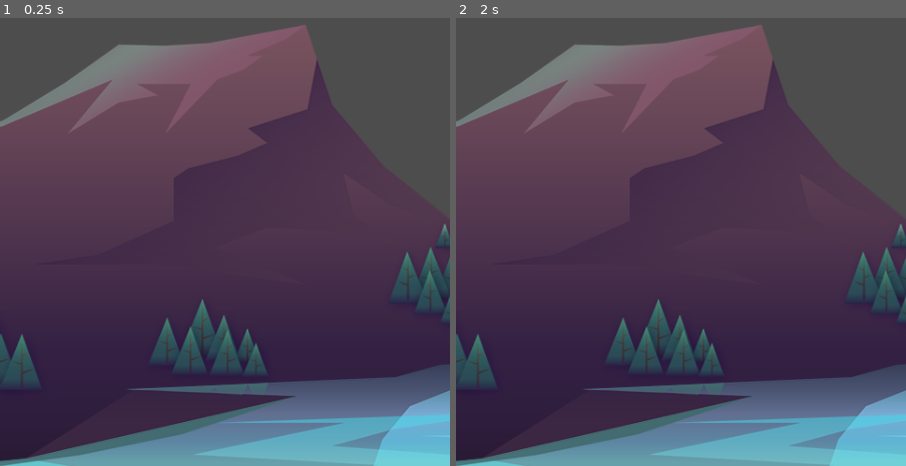
Above: before the commit, frames 1-2 (left to right).
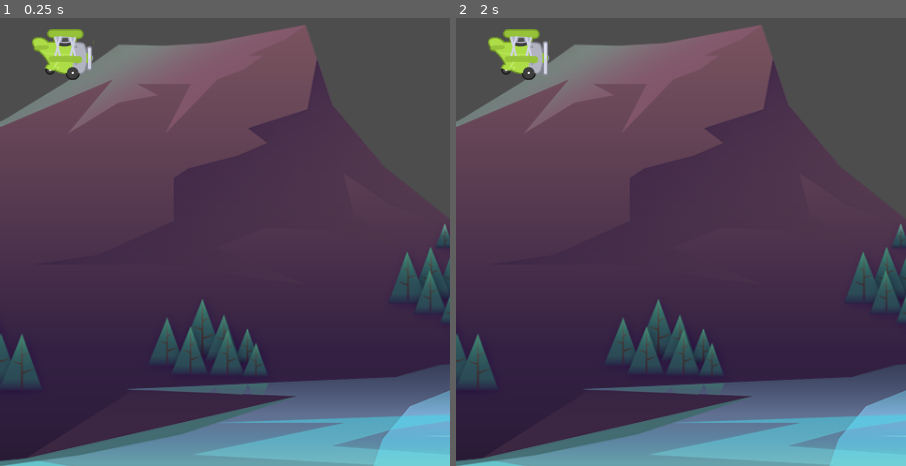
Above: after the commit, the same moments.

Repository: Babrakov/tappy
Game: Godot game, scene res://scenes/games.tscn
The game is run twice, just before and just after one commit, with the same random seed, the same clock (stepped at 60 frames per second) and the same inputs.
Inputs:
- Up to frame 1 (0.25 s): no input
- Up to frame 2 (2 s): tap Enter at 0.5 s; tap Space at 1.25 s

The runs differ from the first frame. In frame 1, 1.0% of the frame differs, in the area x 7-21%, y 2-14%; in frame 2, 1.0%.

Commit message:
Plane animated scene

Diff:
--- a/scenes/games.tscn
+++ b/scenes/games.tscn
@@ -1,9 +1,13 @@
-[gd_scene load_steps=2 format=3 uid="uid://dq8avnspokhh0"]
+[gd_scene load_steps=3 format=3 uid="uid://dq8avnspokhh0"]
 
 [ext_resource type="Texture2D" uid="uid://e4g8etybuwq8" path="res://assets/background/rocks_2.png" id="1_eacpm"]
+[ext_resource type="PackedScene" uid="uid://citegsbrmu4pu" path="res://scenes/plane.tscn" id="2_3v7fa"]
 
 [node name="Games" type="Node2D"]
 
 [node name="Sprite2D" type="Sprite2D" parent="."]
 position = Vector2(347, 411)
 texture = ExtResource("1_eacpm")
+
+[node name="Plane" parent="Sprite2D" instance=ExtResource("2_3v7fa")]
+position = Vector2(-281, 4)
--- /dev/null
+++ b/scenes/plane.tscn
@@ -0,0 +1,42 @@
+[gd_scene load_steps=6 format=3 uid="uid://citegsbrmu4pu"]
+
+[ext_resource type="Texture2D" uid="uid://xyu6xgfeyco5" path="res://assets/plane/planes_sheet.png" id="1_sn1u6"]
+
+[sub_resource type="AtlasTexture" id="AtlasTexture_846by"]
+atlas = ExtResource("1_sn1u6")
+region = Rect2(0, 0, 88, 73)
+
+[sub_resource type="AtlasTexture" id="AtlasTexture_l7pg3"]
+atlas = ExtResource("1_sn1u6")
+region = Rect2(88, 0, 88, 73)
+
+[sub_resource type="AtlasTexture" id="AtlasTexture_2i7uh"]
+atlas = ExtResource("1_sn1u6")
+region = Rect2(176, 0, 88, 73)
+
+[sub_resource type="SpriteFrames" id="SpriteFrames_7kb2o"]
+animations = [{
+"frames": [{
+"duration": 1.0,
+"texture": SubResource("AtlasTexture_846by")
+}, {
+"duration": 1.0,
+"texture": SubResource("AtlasTexture_l7pg3")
+}, {
+"duration": 1.0,
+"texture": SubResource("AtlasTexture_2i7uh")
+}],
+"loop": true,
+"name": &"fly",
+"speed": 8.0
+}]
+
+[node name="Plane" type="CharacterBody2D"]
+
+[node name="AnimatedSprite2D" type="AnimatedSprite2D" parent="."]
+scale = Vector2(0.75, 0.75)
+sprite_frames = SubResource("SpriteFrames_7kb2o")
+animation = &"fly"
+autoplay = "fly"
+frame = 2
+frame_progress = 0.274165
